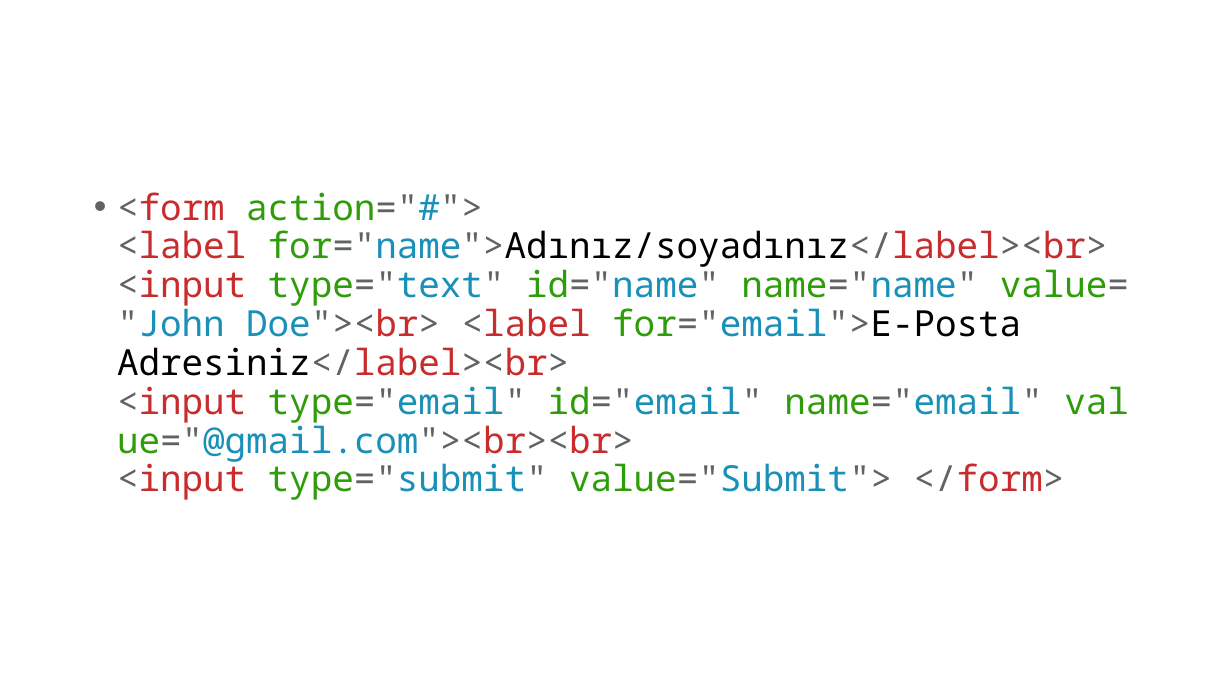
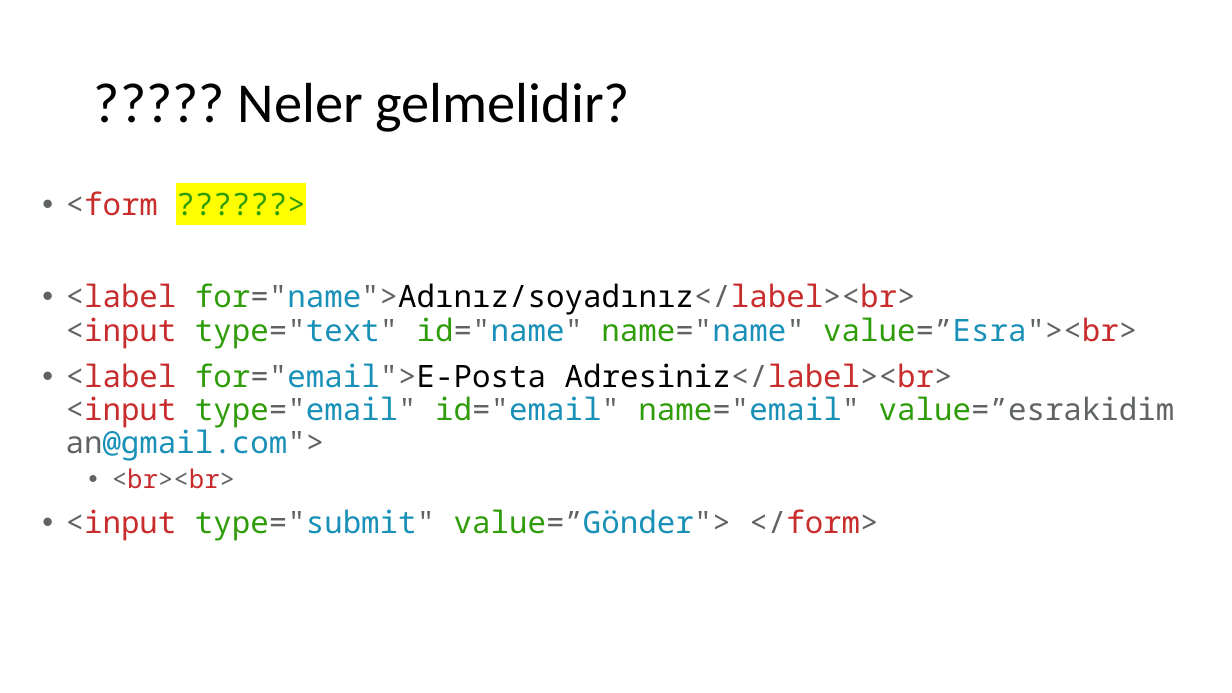
Before and after one commit to esrakidiman1/web, a slide deck: slide 22 of hafta4.pptx (slide 19 before the commit). Drawn at 1232x693 pixels with LibreOffice and Linux fonts; fonts in the diff are those of the drawing. Boxes give left, top, right and bottom in pixels: in the first picture for what was removed or moved away, otherwise in the second. Text is boxed around its words. In the diff, an @@ line names an element or a change of style, - is before the commit and + after.

```diff
--- a/hafta4.pptx
+++ b/hafta4.pptx
@@ title added at (238,82,630,132), 44 pt, text #000000 @@
+????? Neler gelmelidir?
@@ text at (66,191,1175,541): text changed; size 28 to 24 pt @@
-• <form action="#"> <label for="name">Adınız/soyadınız</label><br> <input type="text" id="name" name="name" value="John Doe"><br> <label for="email">E-Posta Adresiniz</label><br> <input type="email" id="email" name="email" value="@gmail.com"><br><br> <input type="submit" value="Submit"> </form>
+• <form ??????>
+• <label for="name">Adınız/soyadınız</label><br> <input type="text" id="name" name="name" value=”Esra"><br>
+• <label for="email">E-Posta Adresiniz</label><br> <input type="email" id="email" name="email" value=”esrakidiman@gmail.com">
+  • <br><br>
+• <input type="submit" value=”Gönder"> </form>
```
Also in this commit, not shown: 2 slides added.
